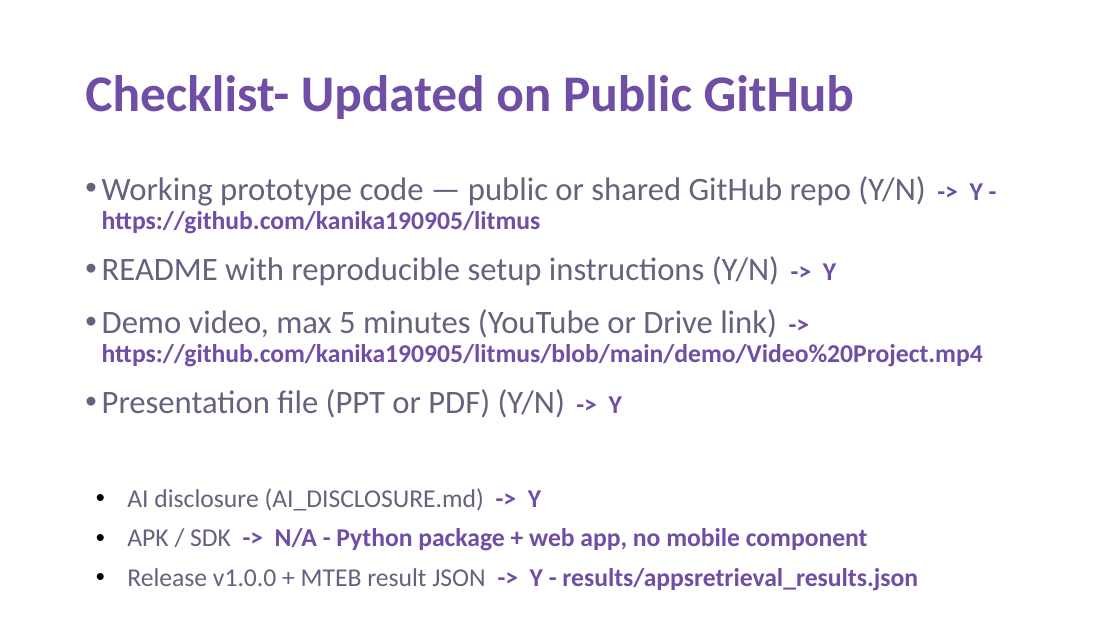
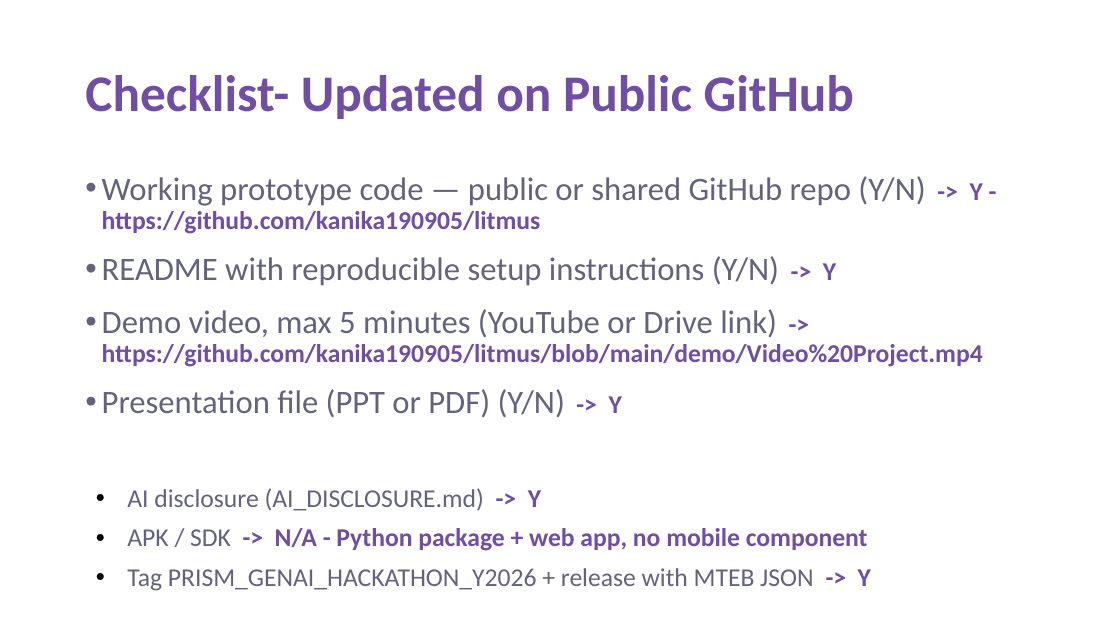
Before and after one commit to kanika190905/litmus, a slide deck: slide 11 of presentation/Litmus_PRISM_Submission.pptx. Drawn at 1120x630 pixels with LibreOffice and Linux fonts; fonts in the diff are those of the drawing. Boxes give left, top, right and bottom in pixels: in the first picture for what was removed or moved away, otherwise in the second. Text is boxed around its words. In the diff, an @@ line names an element or a change of style, - is before the commit and + after.

Commit message:
Use the required tag name PRISM_GENAI_HACKATHON_Y2026; requirements.txt install step

```diff
--- a/presentation/Litmus_PRISM_Submission.pptx
+++ b/presentation/Litmus_PRISM_Submission.pptx
@@ text at <box>127,568,871,591</box>: text changed; text colour #704EA6 to #63637E; bold off @@
-• Release v1.0.0 + MTEB result JSON -> Y - results/appsretrieval_results.json
+• Tag PRISM_GENAI_HACKATHON_Y2026 + release with MTEB JSON -> Y
```
Also in this commit, not shown: 5 other files.
